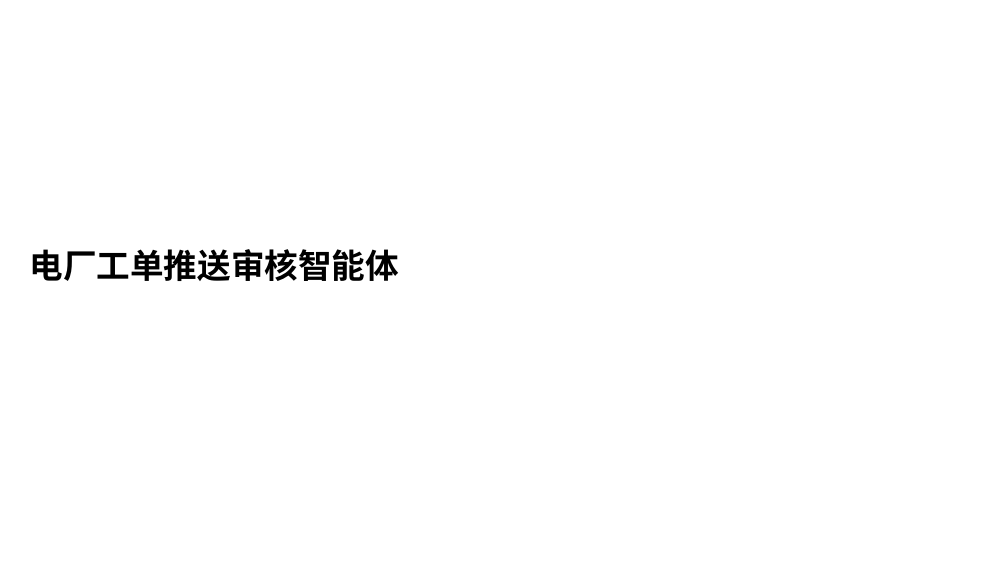
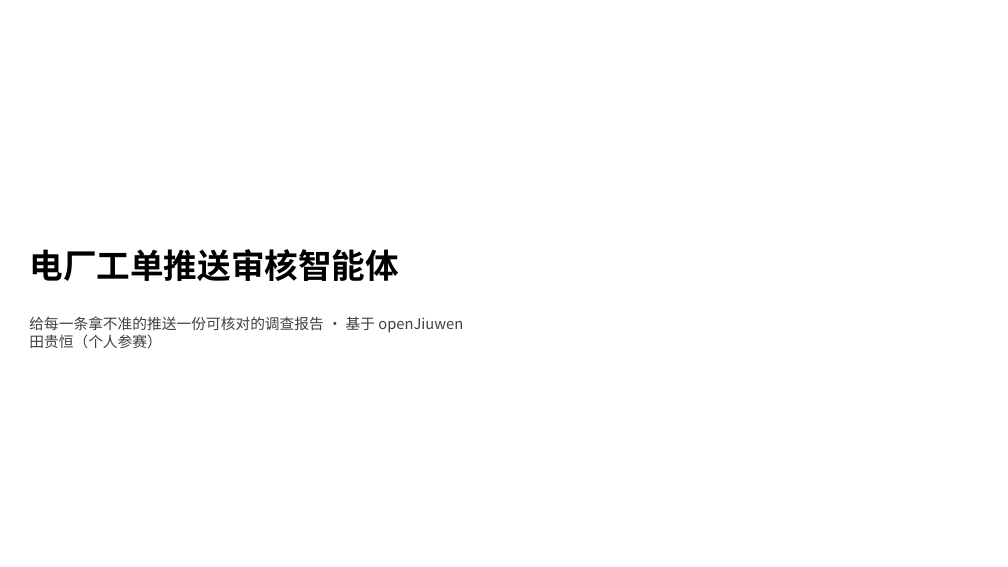
Before and after one commit to Hugo-Tian/powerplant-review-agent, a slide deck: slide 1 of docs/competition/openJiuwen创意PPT_电厂工单推送审核智能体.pptx. Drawn at 1008x567 pixels with LibreOffice and Linux fonts; fonts in the diff are those of the drawing; background and template pictures are left out. Boxes give left, top, right and bottom in pixels: in the first picture for what was removed or moved away, otherwise in the second. Text is boxed around its words. In the diff, an @@ line names an element or a change of style, - is before the commit and + after.

```diff
--- a/docs/competition/openJiuwen创意PPT_电厂工单推送审核智能体.pptx
+++ b/docs/competition/openJiuwen创意PPT_电厂工单推送审核智能体.pptx
@@ subtitle added at bbox=[29, 316, 463, 349], 14 pt, text #404040 @@
+给每一条拿不准的推送一份可核对的调查报告 · 基于 openJiuwen
+田贵恒（个人参赛）
```
Also in this commit, not shown: 2 other slides changed.
